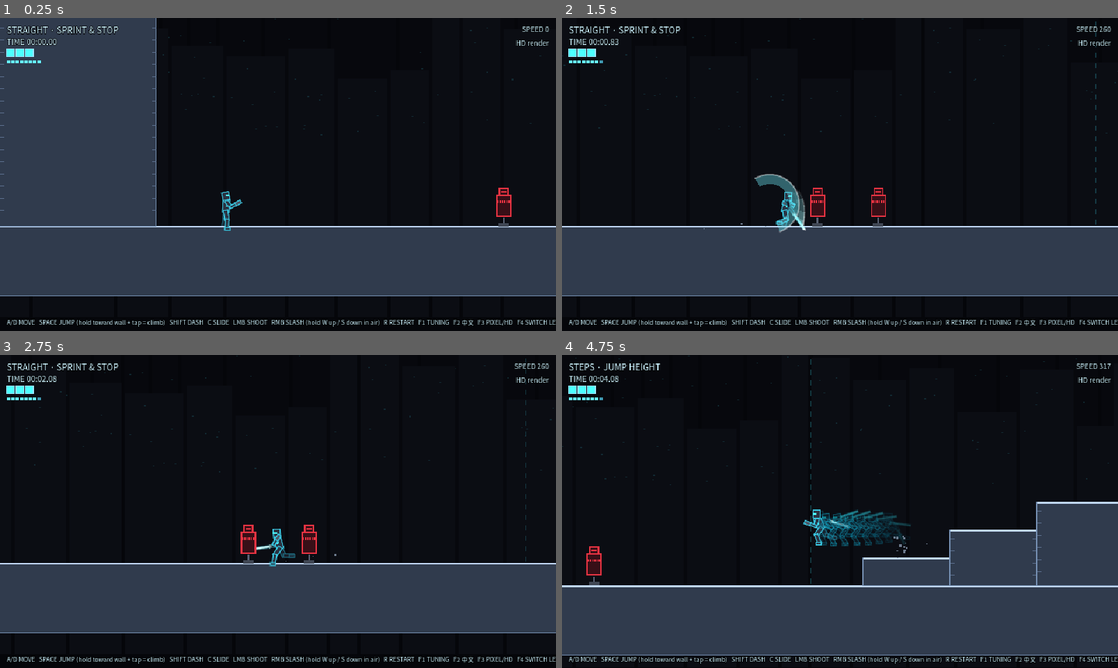
Above: before the commit, frames 1-4 (two rows, left to right).
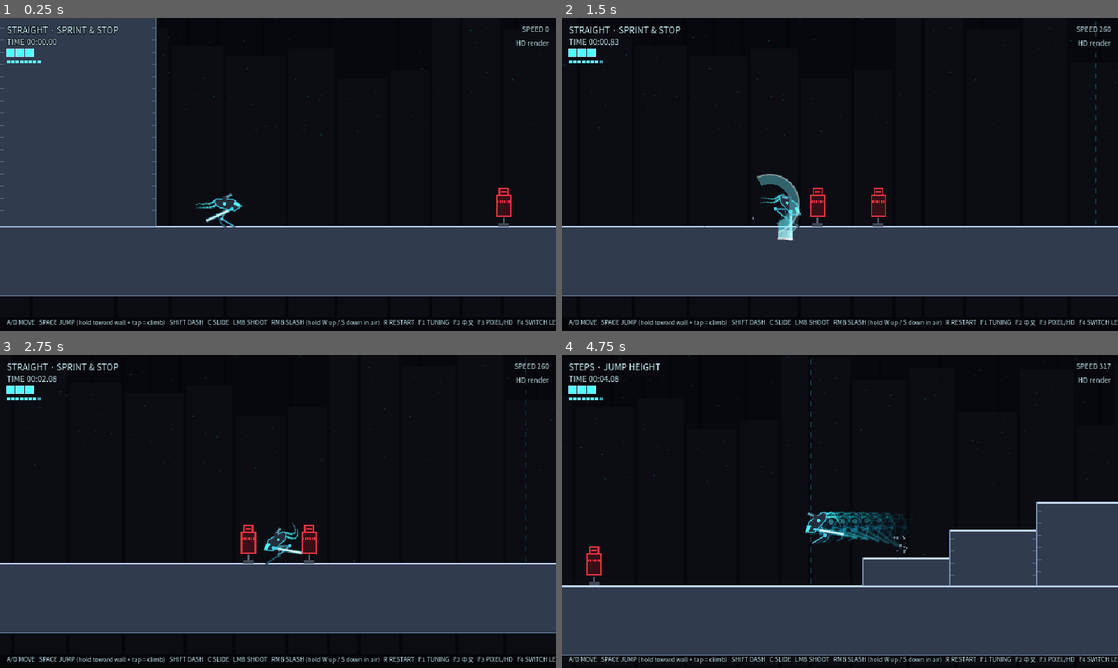
Above: after the commit, the same moments.

Repository: tntsgdi/NEON-RAID
Game: Godot game, scene res://scenes/main.tscn
Same seed, same stepped clock (60 frames per second), same inputs: the game is played once before the commit and once after it.
Inputs (mouse positions are in pixels of both pictures, inside the frame that each line leads up to):
- Up to frame 1 (0.25 s): no input
- Up to frame 2 (1.5 s): move the mouse to (962, 158) at 0.52 s; hold D (move_right) from 0.53 s (still down); tap Shift (dash) at 0.6 s; click (962, 158) at 0.67 s; tap Space (jump) at 0.77 s; right-click (962, 158) at 0.8 s; move the mouse to (728, 190) at 1.27 s; right-click (728, 190) at 1.35 s
- Up to frame 3 (2.75 s): tap Space (jump) at 1.52 s; tap C (slide) at 1.55 s; move the mouse to (333, 442) at 2.02 s; release D (move_right) at 2.03 s; hold A (move_left) from 2.03 s (still down); hold C (slide) from 2.03 s (still down); tap Shift (dash) at 2.3 s
- Up to frame 4 (4.75 s): move the mouse to (812, 574) at 2.77 s; release A (move_left) at 2.78 s; release C (slide) at 2.78 s; hold D (move_right) 2.78-4.28 s; tap Shift (dash) at 2.85, 4.55 s; click (812, 574) at 2.92 s; tap Space (jump) at 3.02, 3.77, 4.52 s; right-click (812, 574) at 3.05 s; move the mouse to (1006, 558) at 3.52 s; hold C (slide) 3.53-4.28 s; click (1006, 558) at 3.6 s; move the mouse to (673, 464) at 4.27 s; hold A (move_left) from 4.28 s (still down); right-click (673, 464) at 4.35 s

The runs differ from the first frame. In frame 1, 0.4% of the frame differs, in the area x 35-44%, y 55-68%; in frame 2, 0.6%; in frame 3, 0.4%; in frame 4, 1.2%, in the area x 43-66%, y 49-64%.

Commit message:
Replace humanoid rig with a reverse-joint strider shell
Wedge hull leans up to ~40 degrees at sprint on a spring driven by
acceleration, two-bone IK digitigrade legs with a flight phase and no
foot skating, blade arm trails behind and slashes with anticipation,
full-body twist and follow-through, back turret tracks the mouse, and
two glowing spring cables stream in the wind.

Diff:
--- a/scripts/player/player.gd
+++ b/scripts/player/player.gd
@@ -56,7 +56,6 @@
 var _idle_time := 0.0
 var _squash := Vector2.ONE
 var _prev_vx := 0.0
-var _lean := 0.0
 var _skid_dust := 0.0
 var _air_hang_used := false
 
@@ -72,7 +71,7 @@
 
 var _rect: RectangleShape2D
 var _shape: CollisionShape2D
-var rig: RobotRig
+var rig: StriderRig
 var trail: BladeTrail
 
 
@@ -85,7 +84,7 @@
 	_shape.shape = _rect
 	add_child(_shape)
 	_set_low(false)
-	rig = RobotRig.new()
+	rig = StriderRig.new()
 	add_child(rig)
 	if fx_parent == null:
 		fx_parent = get_parent()
@@ -502,7 +501,7 @@
 			Fx.sparks(fx_parent, closest, _slash_aim, 14 if heavy else 9)
 			slash_hit.emit(n)
 			hit_any = true
-	var s: Dictionary = Poses.SLASH[slash_step]
+	var s: Dictionary = StriderRig.SLASH[slash_step]
 	var base := rad_to_deg(Vector2(_slash_aim.x * facing, _slash_aim.y).angle())
 	SlashFx.spawn(fx_parent, origin, base + s.from, base + s.to, facing, 14.0 + reach, heavy)
 	if hit_any:
@@ -630,60 +629,50 @@
 func _animate(delta: float, T: Dictionary) -> void:
 	_squash = _squash.lerp(Vector2.ONE, 1.0 - exp(-14.0 * delta))
 	rig.scale = Vector2(facing * _squash.x, _squash.y)
-	# 加速时前倾、减速时后仰
-	var accel := (velocity.x - _prev_vx) / maxf(delta, 0.0001)
-	_lean = lerpf(_lean, clampf(accel * facing * 0.008, -12.0, 14.0), 1.0 - exp(-12.0 * delta))
-	var target: Dictionary
-	var rate := 22.0
+	var ratio: float = absf(velocity.x) / T.run_speed
+	var mode := "idle"
 	match state:
 		State.GROUND:
-			var ratio: float = absf(velocity.x) / T.run_speed
 			if _skidding():
-				target = Poses.SKID
-				rate = 30.0
+				mode = "skid"
 				_skid_dust -= delta
 				if _skid_dust <= 0.0:
 					_skid_dust = 0.05
-					Fx.dust(fx_parent, global_position + Vector2(facing * 6, 0), float(facing), 2)
+					Fx.dust(fx_parent, global_position + Vector2(facing * 10, 0), float(facing), 2)
 			elif ratio > 0.05:
+				mode = "run"
 				var before := _run_phase
-				_run_phase = fmod(_run_phase + absf(velocity.x) * delta / Poses.STRIDE, 1.0)
+				_run_phase = fmod(_run_phase + absf(velocity.x) * delta / StriderRig.STRIDE, 1.0)
 				if (before < 0.5 and _run_phase >= 0.5) or _run_phase < before:
 					_footstep(ratio)
-				target = Poses.blend(Poses.IDLE, Poses.run(_run_phase, clampf(ratio, 0.0, 1.2)), clampf(ratio * 3.0, 0.0, 1.0))
-				target.torso += _lean
-				rate = 40.0
-			else:
-				target = Poses.idle(_idle_time)
-				target.torso += _lean * 0.5
 		State.AIR:
-			target = Poses.blend(Poses.JUMP, Poses.FALL, clampf(velocity.y / 400.0 * 0.5 + 0.5, 0.0, 1.0))
+			mode = "air"
 		State.DASH:
-			target = Poses.DASH
-			rate = 45.0
+			mode = "dash"
 		State.SLIDE:
-			target = Poses.SLIDE
-			rate = 45.0
+			mode = "slide"
 		State.WALL:
-			target = Poses.WALL
-	if _land_squash > 0.0:
-		target = target.duplicate()
-		target.hip_y += _land_squash * 6.0
-	rig.apply(target, delta, rate)
-	rig.aim_gun(Vector2(aim.x * facing, aim.y), 1.0 if _gun_raise > 0.0 else 0.3)
+			mode = "wall"
+	rig.update({
+		"state": mode,
+		"facing": facing,
+		"vel": velocity,
+		"accel_x": (velocity.x - _prev_vx) / maxf(delta, 0.0001),
+		"speed_ratio": ratio,
+		"run_phase": _run_phase,
+		"time": _idle_time,
+		"land_squash": _land_squash,
+		"slash_step": slash_step,
+		"slash_t": clampf(_slash_time / slash_duration(), 0.0, 1.0) if slash_step >= 0 else 0.0,
+		"slash_dir": rad_to_deg(Vector2(_slash_aim.x * facing, _slash_aim.y).angle()),
+		"aim_local": Vector2(aim.x * facing, aim.y),
+		"glow": 1.0 if state == State.DASH or overclock_charge > 0.0 else 0.0,
+	}, delta)
+	if slash_step >= 0:
+		var pts := rig.blade_points()
+		trail.add(pts[0], pts[1])
 	# 受伤后无敌期间闪烁
 	rig.visible = _iframes <= 0.0 or int(_iframes * 20.0) % 2 == 0
-	if slash_step >= 0:
-		var s: Dictionary = Poses.SLASH[slash_step]
-		var t := clampf(_slash_time / slash_duration(), 0.0, 1.0)
-		var e := 1.0 - pow(1.0 - t, 3.0)
-		var base := rad_to_deg(Vector2(_slash_aim.x * facing, _slash_aim.y).angle())
-		rig.swing_blade(base + lerpf(s.from, s.to, e))
-		var pts := rig.blade_points()
-		trail.add(pts[0], pts[1])
-	else:
-		rig.release_blade()
-	rig.set_glow(1.0 if state == State.DASH or overclock_charge > 0.0 else 0.0)
 	# 超过疾跑速度时留下淡淡的残影
 	if state != State.DASH and absf(velocity.x) > T.run_speed * 1.15:
 		_ghost_timer -= delta
@@ -698,15 +687,7 @@
 
 
 func _spawn_ghost(alpha: float) -> void:
-	var g := rig.duplicate() as Node2D
-	fx_parent.add_child(g)
-	g.global_position = rig.global_position
-	g.scale = rig.scale
-	g.modulate = Color(0.3, 0.95, 1.0, alpha)
-	g.z_index = -1
-	var tw := g.create_tween()
-	tw.tween_property(g, "modulate:a", 0.0, 0.22)
-	tw.tween_callback(g.queue_free)
+	rig.spawn_ghost(fx_parent, alpha)
 
 
 # ---------------------------------------------------------------- 工具
--- a/scripts/player/poses.gd
+++ /dev/null
@@ -1,85 +0,0 @@
-class_name Poses
-## 机体姿势数据表。角度单位：度，Godot 旋转（正值顺时针），以面朝右为准：
-##   躯干/头：正值前倾    大腿/上臂：负值向前摆
-##   小腿：正值屈膝        前臂：负值屈肘
-##   hip_y：髋部下沉的像素
-## 同一套骨架给所有机体用，换部件不换姿势表。
-
-const JOINTS := ["hip_y", "torso", "head", "thigh_f", "shin_f", "thigh_b", "shin_b", "uarm_f", "farm_f", "uarm_b", "farm_b"]
-
-const IDLE := {"hip_y": 1.0, "torso": 4.0, "head": -2.0, "thigh_f": -8.0, "shin_f": 10.0, "thigh_b": 6.0, "shin_b": 8.0, "uarm_f": -10.0, "farm_f": -35.0, "uarm_b": 12.0, "farm_b": -25.0}
-const JUMP := {"hip_y": 0.0, "torso": 8.0, "head": -6.0, "thigh_f": -55.0, "shin_f": 75.0, "thigh_b": 20.0, "shin_b": 40.0, "uarm_f": -40.0, "farm_f": -40.0, "uarm_b": 40.0, "farm_b": -30.0}
-const FALL := {"hip_y": 0.0, "torso": 2.0, "head": -4.0, "thigh_f": -25.0, "shin_f": 35.0, "thigh_b": 15.0, "shin_b": 55.0, "uarm_f": -70.0, "farm_f": -20.0, "uarm_b": 70.0, "farm_b": -15.0}
-const DASH := {"hip_y": 4.0, "torso": 45.0, "head": -30.0, "thigh_f": -30.0, "shin_f": 60.0, "thigh_b": 50.0, "shin_b": 35.0, "uarm_f": 60.0, "farm_f": -10.0, "uarm_b": 75.0, "farm_b": -10.0}
-const SLIDE := {"hip_y": 11.0, "torso": -25.0, "head": 12.0, "thigh_f": -80.0, "shin_f": 0.0, "thigh_b": -30.0, "shin_b": 100.0, "uarm_f": 40.0, "farm_f": -30.0, "uarm_b": 50.0, "farm_b": -20.0}
-## 急转刹车：身体后仰顶住惯性，前腿撑地
-const SKID := {"hip_y": 4.0, "torso": -16.0, "head": 8.0, "thigh_f": -50.0, "shin_f": 8.0, "thigh_b": 25.0, "shin_b": 60.0, "uarm_f": -30.0, "farm_f": -30.0, "uarm_b": -40.0, "farm_b": -20.0}
-const WALL := {"hip_y": 2.0, "torso": -4.0, "head": 4.0, "thigh_f": -45.0, "shin_f": 75.0, "thigh_b": 10.0, "shin_b": 60.0, "uarm_f": -20.0, "farm_f": -30.0, "uarm_b": 95.0, "farm_b": -20.0}
-
-## 跑步：单腿 8 个相位样本 [大腿, 小腿]；后腿错开半个周期。
-const RUN_LEG := [[-40.0, 10.0], [-20.0, 30.0], [5.0, 20.0], [30.0, 25.0], [40.0, 70.0], [10.0, 100.0], [-30.0, 80.0], [-50.0, 40.0]]
-const RUN_BOB := [1.0, 2.0, 1.0, 0.0, 1.0, 2.0, 1.0, 0.0]
-const RUN_LEAN := 16.0
-const RUN_HEAD := -12.0
-const RUN_FOREARM := -75.0
-const RUN_ARM_SWING := 0.8
-## 一个跑步周期走过的像素
-const STRIDE := 56.0
-
-## 挥刀三段：刀臂相对瞄准方向的起止角（第三段是大回旋）
-const SLASH := [
-	{"from": -120.0, "to": 70.0},
-	{"from": 70.0, "to": -120.0},
-	{"from": -170.0, "to": 160.0},
-]
-
-
-static func blend(a: Dictionary, b: Dictionary, t: float) -> Dictionary:
-	var out := {}
-	for j in JOINTS:
-		out[j] = lerpf(a.get(j, 0.0), b.get(j, 0.0), t)
-	return out
-
-
-static func idle(time: float) -> Dictionary:
-	var p := IDLE.duplicate()
-	p.hip_y += sin(time * 2.4) * 0.6
-	p.torso += sin(time * 2.4) * 1.0
-	return p
-
-
-## phase：0..1；amount：速度占全速的比例，决定步幅
-static func run(phase: float, amount: float) -> Dictionary:
-	var p := IDLE.duplicate()
-	var lf := _leg(phase)
-	var lb := _leg(fmod(phase + 0.5, 1.0))
-	p.thigh_f = lf.x * amount
-	p.shin_f = lf.y * (0.4 + 0.6 * amount)
-	p.thigh_b = lb.x * amount
-	p.shin_b = lb.y * (0.4 + 0.6 * amount)
-	p.hip_y = _bob(phase) * amount
-	p.torso = RUN_LEAN * amount
-	p.head = RUN_HEAD * amount
-	p.uarm_f = -p.thigh_f * RUN_ARM_SWING
-	p.uarm_b = -p.thigh_b * RUN_ARM_SWING
-	p.farm_f = RUN_FOREARM
-	p.farm_b = RUN_FOREARM
-	return p
-
-
-static func _leg(phase: float) -> Vector2:
-	var n := RUN_LEG.size()
-	var f := phase * n
-	var i := int(f) % n
-	var j := (i + 1) % n
-	var t := f - floorf(f)
-	var a: Array = RUN_LEG[i]
-	var b: Array = RUN_LEG[j]
-	return Vector2(lerpf(a[0], b[0], t), lerpf(a[1], b[1], t))
-
-
-static func _bob(phase: float) -> float:
-	var n := RUN_BOB.size()
-	var f := phase * n
-	var i := int(f) % n
-	return lerpf(RUN_BOB[i], RUN_BOB[(i + 1) % n], f - floorf(f))
--- /dev/null
+++ b/scripts/player/rig_ghost.gd
@@ -0,0 +1,9 @@
+class_name RigGhost
+extends Node2D
+## 机体残影：画一份复制下来的图形。
+
+var shapes: Array = []
+
+
+func _draw() -> void:
+	StriderRig.draw_shapes(self, shapes)
--- a/scripts/player/rig_part.gd
+++ /dev/null
@@ -1,39 +0,0 @@
-class_name RigPart
-extends Node2D
-## 机体的一个部件。肢体沿 +y 方向画（从关节向下），躯干沿 -y 画。
-## 描边用抗锯齿折线，高清渲染时转动起来边缘是平滑的。
-
-@export var kind := "limb"   # limb / torso / head / foot / blade / gun
-@export var length := 10.0
-@export var width := 4.0
-@export var fill := Color.BLACK
-@export var edge := Color.CYAN
-@export var glow := 0.0
-
-
-func _draw() -> void:
-	match kind:
-		"limb":
-			_box(Rect2(-width * 0.5, -1.0, width, length + 2.0))
-		"torso":
-			_box(Rect2(-width * 0.5, -length, width, length + 1.0))
-			# 青色核心：玩家标识，冲刺时更亮
-			var core := Color(0.3, 1.0, 1.0).lerp(Color(0.95, 1.0, 1.0), glow)
-			draw_rect(Rect2(0.0, -length * 0.62, 3.0, 3.0), core)
-		"head":
-			_box(Rect2(-width * 0.5, -length, width, length))
-			draw_rect(Rect2(0.0, -length * 0.66, width * 0.5 + 0.5, 2.0), Color(0.3, 1.0, 1.0))
-		"foot":
-			_box(Rect2(-2.0, -1.0, length, width))
-		"blade":
-			draw_rect(Rect2(-2.0, -1.0, 4.0, 3.0), edge.darkened(0.5))
-			draw_line(Vector2(0, 2), Vector2(0, length), Color(0.3, 0.9, 1.0, 0.35), width + 2.0, true)
-			draw_line(Vector2(0, 2), Vector2(0, length), edge, width, true)
-		"gun":
-			_box(Rect2(-width * 0.5, -1.0, width, length))
-
-
-func _box(r: Rect2) -> void:
-	draw_rect(r, fill)
-	var pts := PackedVector2Array([r.position, Vector2(r.end.x, r.position.y), r.end, Vector2(r.position.x, r.end.y), r.position])
-	draw_polyline(pts, edge, 1.0, true)
--- a/scripts/player/robot_rig.gd
+++ /dev/null
@@ -1,133 +0,0 @@
-class_name RobotRig
-extends Node2D
-## 模块化机体：部件是独立的 RigPart，姿势按 Poses 数据表插值。
-## 原点在脚底；面朝方向用 scale.x = ±1 翻转。
-## 上半身是独立的一层：枪臂跟鼠标、刀臂跟挥刀，不打断下半身的动作。
-
-const HIP_Y := -19.0
-const FILL := Color(0.17, 0.2, 0.26)
-const FILL_BACK := Color(0.1, 0.12, 0.16)
-const EDGE := Color(0.22, 0.78, 0.88)
-const EDGE_BACK := Color(0.12, 0.42, 0.5)
-const BLADE := Color(0.82, 1.0, 1.0)
-
-var parts := {}
-var pose := {}
-var _recoil := 0.0
-
-
-func _ready() -> void:
-	# 冲刺残影是 duplicate() 出来的，已经带着部件
-	if get_child_count() > 0:
-		return
-	var hip := Node2D.new()
-	hip.name = "hip"
-	hip.position = Vector2(0, HIP_Y)
-	add_child(hip)
-	parts.hip = hip
-	_leg(hip, "b", -3, FILL_BACK, EDGE_BACK)
-	var torso := _part(hip, "torso", "torso", Vector2.ZERO, 13, 8, FILL, EDGE, 0)
-	_part(torso, "head", "head", Vector2(0, -13), 9, 8, FILL, EDGE, 0)
-	var ub := _part(torso, "uarm_b", "limb", Vector2(0, -11), 8, 4, FILL_BACK, EDGE_BACK, -2)
-	var fb := _part(ub, "farm_b", "limb", Vector2(0, 8), 7, 3, FILL_BACK, EDGE_BACK, 0)
-	_part(fb, "blade", "blade", Vector2(0, 7), 21, 2, FILL, BLADE, 0)
-	_leg(hip, "f", 1, FILL, EDGE)
-	var uf := _part(torso, "uarm_f", "limb", Vector2(0, -11), 8, 4, FILL, EDGE, 3)
-	var ff := _part(uf, "farm_f", "limb", Vector2(0, 8), 7, 3, FILL, EDGE, 0)
-	_part(ff, "gun", "gun", Vector2(0, 7), 7, 4, Color(0.3, 0.34, 0.4), EDGE, 0)
-	for j in Poses.JOINTS:
-		pose[j] = Poses.IDLE[j]
-
-
-func _leg(hip: Node2D, side: String, z: int, fill: Color, edge: Color) -> void:
-	var th := _part(hip, "thigh_" + side, "limb", Vector2.ZERO, 10, 5, fill, edge, z)
-	var sh := _part(th, "shin_" + side, "limb", Vector2(0, 10), 10, 4, fill, edge, 0)
-	_part(sh, "foot_" + side, "foot", Vector2(0, 10), 6, 3, fill, edge, 0)
-
-
-func _part(parent: Node2D, part_name: String, kind: String, pos: Vector2, length: float, width: float, fill: Color, edge: Color, z: int) -> RigPart:
-	var p := RigPart.new()
-	p.name = part_name
-	p.kind = kind
-	p.position = pos
-	p.length = length
-	p.width = width
-	p.fill = fill
-	p.edge = edge
-	p.z_index = z
-	parent.add_child(p)
-	parts[part_name] = p
-	return p
-
-
-## 把当前姿势向目标姿势插值，rate 越大跟得越紧
-func apply(target: Dictionary, delta: float, rate: float) -> void:
-	_recoil = move_toward(_recoil, 0.0, 120.0 * delta)
-	var k := 1.0 - exp(-rate * delta)
-	for j in Poses.JOINTS:
-		var t: float = target.get(j, 0.0)
-		pose[j] = lerpf(pose.get(j, t), t, k)
-	parts.hip.position.y = HIP_Y + pose.hip_y
-	_rot("torso", pose.torso)
-	_rot("head", pose.head)
-	for side in ["f", "b"]:
-		var th: float = pose["thigh_" + side]
-		var sh: float = pose["shin_" + side]
-		_rot("thigh_" + side, th)
-		_rot("shin_" + side, sh)
-		_rot("foot_" + side, -(th + sh))  # 脚掌保持水平
-	_rot("uarm_f", pose.uarm_f)
-	_rot("farm_f", pose.farm_f)
-	_rot("uarm_b", pose.uarm_b)
-	_rot("farm_b", pose.farm_b)
-
-
-## 持枪待命：上臂大部分跟随动作姿势，前臂和枪指向瞄准方向（local_aim 已按朝向翻转），头跟着看。
-## M2 开枪时把 aim_weight 提到 1 就是完全举枪。
-func aim_gun(local_aim: Vector2, aim_weight := 0.3) -> void:
-	var ang := rad_to_deg(local_aim.angle())
-	var upper := lerpf(pose.uarm_f, ang - 90.0 - pose.torso, aim_weight)
-	_rot("uarm_f", upper)
-	_rot("farm_f", wrapf(ang - 90.0 - pose.torso - upper, -180.0, 180.0) + _recoil)
-	if local_aim.x > -0.2:
-		_rot("head", clampf(ang * 0.5, -30.0, 25.0) - pose.torso * 0.6)
-
-
-## 刀臂指向 local_deg（面朝右的局部角度），挥刀时画在身体前面
-func swing_blade(local_deg: float) -> void:
-	_rot("uarm_b", local_deg - 90.0 - pose.torso)
-	_rot("farm_b", -10.0)
-	parts.uarm_b.z_index = 4
-
-
-func release_blade() -> void:
-	parts.uarm_b.z_index = -2
-
-
-## 开枪后坐力：枪口往上一跳
-func kick() -> void:
-	_recoil = 18.0
-
-
-## 枪口的全局坐标
-func muzzle() -> Vector2:
-	var g: RigPart = parts.gun
-	return g.global_position + g.global_transform.y.normalized() * (g.length + 1.0)
-
-
-## 刀身根部与刀尖的全局坐标（刀光拖尾用）
-func blade_points() -> Array:
-	var b: RigPart = parts.blade
-	var y := b.global_transform.y.normalized()
-	return [b.global_position + y * 5.0, b.global_position + y * (b.length + 1.0)]
-
-
-func set_glow(value: float) -> void:
-	var torso: RigPart = parts.torso
-	if not is_equal_approx(torso.glow, value):
-		torso.glow = value
-		torso.queue_redraw()
-
-
-func _rot(part_name: String, deg: float) -> void:
-	parts[part_name].rotation_degrees = deg
--- /dev/null
+++ b/scripts/player/strider_rig.gd
@@ -0,0 +1,337 @@
+class_name StriderRig
+extends Node2D
+## R-0 基础机体：反关节（鸟腿）双足机。全部程序化：
+##   楔形机身——天生前倾，疾跑时压到约 40°，倾角由弹簧驱动（加速前冲、急停后坐、落地回弹）
+##   反曲腿——两节 IK 求落脚点；跑步有腾空期，触地时脚与地面同速不打滑
+##   刀臂——右臂就是长刀，平时拖在身后；挥刀 = 短蓄力 → 全身扭转劈下 → 挥过头再收回
+##   背炮——机身背上的小炮塔 360° 跟鼠标
+##   线缆——背后两条发光线缆按弹簧物理被风往后拉
+## 原点在脚底，按面朝右画；面朝左时 scale.x = -1。
+
+const CYAN := Color(0.3, 1.0, 1.0)
+const EDGE := Color(0.25, 0.8, 0.9)
+const EDGE_BACK := Color(0.13, 0.42, 0.5)
+const FILL := Color(0.15, 0.18, 0.24)
+const FILL_BACK := Color(0.09, 0.11, 0.15)
+const BLADE := Color(0.85, 1.0, 1.0)
+
+const HIP_H := 20.0
+const THIGH := 11.0
+const SHIN := 11.0
+const BLADE_LEN := 26.0
+const ARM_LEN := 6.0
+## 一个跑步周期走过的像素；触地占 40%，其余是摆腿（两条腿交替，中间有腾空）
+const STRIDE := 64.0
+const STANCE := 0.4
+
+## 挥刀三段：刀相对出刀方向的起止角（度）和挥过头的角度
+const SLASH := [
+	{"from": -115.0, "to": 70.0, "over": 28.0},
+	{"from": 85.0, "to": -100.0, "over": 28.0},
+	{"from": -165.0, "to": 195.0, "over": 20.0},
+]
+
+## 机身外形（以髋部为原点、面朝右）
+const HULL := [Vector2(-13, -11), Vector2(6, -14), Vector2(17, -8), Vector2(10, -1), Vector2(-9, -2), Vector2(-15, -7)]
+const VISOR := [Vector2(9, -11), Vector2(15, -8.5), Vector2(14, -7), Vector2(8, -9)]
+const SHOULDER := Vector2(7, -3)
+const TURRET := Vector2(-4, -13)
+const CABLE_ANCHORS := [Vector2(-14, -9), Vector2(-12, -5)]
+const CABLE_POINTS := 7
+const CABLE_SEG := 4.0
+
+var hull_angle := 12.0
+var _hull_vel := 0.0
+var _pelvis_y := -HIP_H
+var _pelvis_vel := 0.0
+var _blade_angle := 150.0
+var _turret_angle := 0.0
+var _recoil := 0.0
+var _facing := 1
+var _cables: Array = []      # 每条线缆：[当前点数组, 上一帧点数组]（局部坐标，面朝右）
+var _shapes: Array = []      # 本帧要画的图形，残影直接复制它
+var _blade_pts := [Vector2.ZERO, Vector2.ZERO]
+var _muzzle := Vector2.ZERO
+
+
+func _ready() -> void:
+	for a in CABLE_ANCHORS:
+		var pts := []
+		for i in CABLE_POINTS:
+			pts.append(Vector2(0, -HIP_H) + a + Vector2(-CABLE_SEG * i, 0))
+		_cables.append([pts, pts.duplicate()])
+
+
+## 每个物理帧由 Player 调用。m 是机体的运动状态（见 Player._motion）。
+func update(m: Dictionary, delta: float) -> void:
+	if m.facing != _facing:
+		_mirror_cables()
+		_facing = m.facing
+	var state: String = m.state
+	var ratio: float = m.speed_ratio
+
+	# ---- 机身倾角与髋部高度（弹簧：有过冲和回弹）
+	var target_angle := 12.0
+	var target_y := -HIP_H
+	match state:
+		"run":
+			target_angle = 14.0 + 26.0 * clampf(ratio, 0.0, 1.3)
+			target_y = -HIP_H + 1.5 - absf(sin(m.run_phase * TAU * 2.0)) * 2.5 * ratio
+		"idle":
+			target_angle = 10.0 + sin(m.time * 2.2) * 1.5
+			target_y = -HIP_H + 1.0 + sin(m.time * 2.2) * 0.6
+		"skid":
+			target_angle = -12.0
+			target_y = -HIP_H + 4.0
+		"air":
+			target_angle = 18.0 + clampf(m.vel.y / 30.0, -10.0, 14.0)
+			target_y = -HIP_H - 2.0
+		"dash":
+			target_angle = 52.0
+			target_y = -HIP_H + 3.0
+		"slide":
+			target_angle = -6.0
+			target_y = -10.0
+		"wall":
+			target_angle = -28.0
+			target_y = -HIP_H
+	target_angle += clampf(m.accel_x * m.facing * 0.012, -14.0, 16.0)
+	target_y += m.land_squash * 7.0
+	if m.slash_step >= 0:
+		target_angle += _slash_twist(m.slash_t)
+	var k_angle := 260.0 if state != "dash" else 600.0
+	_hull_vel += ((target_angle - hull_angle) * k_angle - _hull_vel * 24.0) * delta
+	hull_angle += _hull_vel * delta
+	_pelvis_vel += ((target_y - _pelvis_y) * 500.0 - _pelvis_vel * 30.0) * delta
+	_pelvis_y += _pelvis_vel * delta
+	var pelvis := Vector2(0, _pelvis_y)
+	var rot := deg_to_rad(hull_angle)
+
+	# ---- 腿：落脚点 → 两节 IK（膝盖朝后）
+	var feet := _foot_targets(m, pelvis)
+	var legs := []
+	for i in 2:
+		legs.append(_leg(pelvis, feet[i]))
+
+	# ---- 刀臂
+	var shoulder := pelvis + SHOULDER.rotated(rot)
+	var rest := 150.0 + hull_angle * 0.5
+	if state == "wall":
+		rest = 60.0
+	elif state == "dash":
+		rest = 175.0
+	var want := rest
+	if m.slash_step >= 0:
+		want = m.slash_dir + _slash_arc(m.slash_step, m.slash_t)
+		_blade_angle = want
+	else:
+		_blade_angle = lerp_angle_deg(_blade_angle, want, 1.0 - exp(-14.0 * delta))
+	var bdir := Vector2.from_angle(deg_to_rad(_blade_angle))
+	var hand := shoulder + bdir * ARM_LEN
+	var tip := hand + bdir * BLADE_LEN
+	_blade_pts = [to_global(hand + bdir * 4.0), to_global(tip)]
+
+	# ---- 背炮
+	var mount := pelvis + TURRET.rotated(rot)
+	var aim: Vector2 = m.aim_local
+	_turret_angle = lerp_angle_deg(_turret_angle, rad_to_deg(aim.angle()), 1.0 - exp(-30.0 * delta))
+	_recoil = move_toward(_recoil, 0.0, 30.0 * delta)
+	var tdir := Vector2.from_angle(deg_to_rad(_turret_angle - _recoil * 3.0))
+	var barrel_end := mount + tdir * (9.0 - _recoil)
+	_muzzle = barrel_end
+
+	# ---- 线缆
+	var world_vel: Vector2 = m.vel
+	var local_vel := Vector2(world_vel.x * m.facing, world_vel.y)
+	var anchors := []
+	for a in CABLE_ANCHORS:
+		anchors.append(pelvis + a.rotated(rot))
+	_step_cables(anchors, local_vel, delta)
+
+	# ---- 收集要画的图形
+	_shapes.clear()
+	_add_leg(legs[1], FILL_BACK, EDGE_BACK)
+	for c in _cables:
+		_shapes.append(["cable", c[0].duplicate()])
+	var hull := PackedVector2Array()
+	for p in HULL:
+		hull.append(pelvis + p.rotated(rot))
+	_shapes.append(["poly", hull, FILL, EDGE])
+	var visor := PackedVector2Array()
+	for p in VISOR:
+		visor.append(pelvis + p.rotated(rot))
+	_shapes.append(["poly", visor, CYAN.lerp(Color.WHITE, m.glow), CYAN])
+	_shapes.append(["dot", pelvis + Vector2(-3, -7).rotated(rot), 1.8 + m.glow, CYAN.lerp(Color.WHITE, m.glow)])
+	_shapes.append(["line", mount, barrel_end, 3.5, Color(0.35, 0.4, 0.48)])
+	_shapes.append(["line", mount, barrel_end, 1.0, EDGE])
+	_shapes.append(["dot", mount, 2.5, FILL])
+	_add_leg(legs[0], FILL, EDGE)
+	_shapes.append(["line", shoulder, hand, 3.0, EDGE])
+	_shapes.append(["line", hand, tip, 4.5, Color(0.3, 0.9, 1.0, 0.3)])
+	_shapes.append(["line", hand, tip, 2.0, BLADE])
+	_shapes.append(["dot", shoulder, 2.0, EDGE])
+	queue_redraw()
+
+
+func _foot_targets(m: Dictionary, pelvis: Vector2) -> Array:
+	var ground := -3.0
+	match m.state:
+		"run":
+			var out := []
+			for i in 2:
+				var p := fmod(m.run_phase + 0.5 * i, 1.0)
+				var half := STRIDE * STANCE * 0.5
+				var x: float
+				var y := ground
+				if p < STANCE:
+					x = lerpf(half, -half, p / STANCE)
+				else:
+					var s := (p - STANCE) / (1.0 - STANCE)
+					x = lerpf(-half, half, s * s * (3.0 - 2.0 * s))
+					y = ground - sin(s * PI) * (5.0 + 7.0 * clampf(m.speed_ratio, 0.0, 1.0))
+				out.append(Vector2(x + 4.0, y))
+			return out
+		"skid":
+			return [Vector2(13, ground), Vector2(-3, ground)]
+		"air":
+			var tuck := clampf(-m.vel.y / 450.0, 0.0, 1.0)
+			return [pelvis + Vector2(5, lerpf(16.0, 9.0, tuck)), pelvis + Vector2(-7, lerpf(15.0, 11.0, tuck))]
+		"dash":
+			return [pelvis + Vector2(-8, 13), pelvis + Vector2(-15, 9)]
+		"slide":
+			return [Vector2(17, ground), Vector2(-6, ground)]
+		"wall":
+			return [pelvis + Vector2(-6, 8), pelvis + Vector2(-6, 16)]
+	return [Vector2(5, ground), Vector2(-5, ground)]
+
+
+## 两节 IK：膝盖朝后（反关节）。返回 [髋, 膝, 踝, 脚尖]
+func _leg(hip: Vector2, ankle: Vector2) -> Array:
+	var d := hip.distance_to(ankle)
+	var reach := THIGH + SHIN - 0.5
+	if d > reach:
+		ankle = hip + (ankle - hip).normalized() * reach
+		d = reach
+	d = maxf(d, 2.0)
+	var dir := (ankle - hip) / d
+	var along := (THIGH * THIGH - SHIN * SHIN + d * d) / (2.0 * d)
+	var h := sqrt(maxf(THIGH * THIGH - along * along, 0.0))
+	var knee := hip + dir * along + Vector2(-dir.y, dir.x) * h
+	var toe := ankle + Vector2(5, 3)
+	return [hip, knee, ankle, toe]
+
+
+func _add_leg(l: Array, fill: Color, edge: Color) -> void:
+	_shapes.append(["line", l[0], l[1], 3.5, fill])
+	_shapes.append(["line", l[1], l[2], 3.0, fill])
+	_shapes.append(["line", l[2], l[3], 2.5, fill])
+	_shapes.append(["polyline", PackedVector2Array([l[0], l[1], l[2], l[3]]), edge])
+	_shapes.append(["dot", l[1], 2.0, edge])
+
+
+## 挥刀：0–15% 回拉蓄力，15–55% 劈过去并挥过头，之后收回到终点
+func _slash_arc(step: int, t: float) -> float:
+	var s: Dictionary = SLASH[step]
+	var sgn := signf(s.to - s.from)
+	if t < 0.15:
+		return s.from - sgn * 18.0 * (t / 0.15)
+	if t < 0.55:
+		var u := (t - 0.15) / 0.4
+		var e := 1.0 - pow(1.0 - u, 3.0)
+		return lerpf(s.from - sgn * 18.0, s.to + sgn * s.over, e)
+	var v := (t - 0.55) / 0.45
+	return lerpf(s.to + sgn * s.over, s.to, v * v)
+
+
+## 挥刀时全身扭转：蓄力往后仰，劈下时往前压
+func _slash_twist(t: float) -> float:
+	if t < 0.15:
+		return -10.0 * (t / 0.15)
+	if t < 0.55:
+		return lerpf(-10.0, 16.0, (t - 0.15) / 0.4)
+	return lerpf(16.0, 0.0, (t - 0.55) / 0.45)
+
+
+func _step_cables(anchors: Array, local_vel: Vector2, delta: float) -> void:
+	# 风：和速度反向；重力往下。用 Verlet 积分 + 长度约束
+	var acc := Vector2(0, 260.0) - local_vel * 2.2
+	for ci in _cables.size():
+		var cur: Array = _cables[ci][0]
+		var prev: Array = _cables[ci][1]
+		for i in range(1, cur.size()):
+			var p: Vector2 = cur[i]
+			var nxt: Vector2 = p + (p - prev[i]) * 0.86 + acc * delta * delta
+			prev[i] = p
+			cur[i] = nxt
+		cur[0] = anchors[ci]
+		prev[0] = anchors[ci]
+		for it in 3:
+			for i in range(1, cur.size()):
+				var a: Vector2 = cur[i - 1]
+				var b: Vector2 = cur[i]
+				var dv := b - a
+				var dl := dv.length()
+				if dl > 0.001:
+					cur[i] = a + dv / dl * CABLE_SEG
+
+
+func _mirror_cables() -> void:
+	for c in _cables:
+		for arr in c:
+			for i in arr.size():
+				arr[i].x = -arr[i].x
+
+
+func kick() -> void:
+	_recoil = 3.0
+
+
+func muzzle() -> Vector2:
+	return to_global(_muzzle)
+
+
+## 刀身根部与刀尖的全局坐标（刀光拖尾用）
+func blade_points() -> Array:
+	return _blade_pts
+
+
+## 冲刺残影：把当前这一帧的图形复制一份，慢慢淡出
+func spawn_ghost(parent: Node, alpha: float) -> void:
+	var g := RigGhost.new()
+	g.shapes = _shapes.duplicate(true)
+	parent.add_child(g)
+	g.global_transform = global_transform
+	g.modulate = Color(0.3, 0.95, 1.0, alpha)
+	g.z_index = -1
+	var tw := g.create_tween()
+	tw.tween_property(g, "modulate:a", 0.0, 0.22)
+	tw.tween_callback(g.queue_free)
+
+
+func _draw() -> void:
+	draw_shapes(self, _shapes)
+
+
+static func draw_shapes(ci: CanvasItem, shapes: Array) -> void:
+	for s in shapes:
+		match s[0]:
+			"poly":
+				ci.draw_colored_polygon(s[1], s[2])
+				var outline: PackedVector2Array = s[1].duplicate()
+				outline.append(s[1][0])
+				ci.draw_polyline(outline, s[3], 1.0, true)
+			"line":
+				ci.draw_line(s[1], s[2], s[4], s[3], true)
+			"polyline":
+				ci.draw_polyline(s[1], s[2], 1.0, true)
+			"dot":
+				ci.draw_circle(s[1], s[2], s[3])
+			"cable":
+				var pts: Array = s[1]
+				for i in range(1, pts.size()):
+					var k := 1.0 - float(i) / pts.size()
+					ci.draw_line(pts[i - 1], pts[i], Color(0.3, 1.0, 1.0, 0.25 + 0.6 * k), 0.6 + 1.6 * k, true)
+
+
+static func lerp_angle_deg(a: float, b: float, t: float) -> float:
+	return rad_to_deg(lerp_angle(deg_to_rad(a), deg_to_rad(b), t))
Not shown, removed: scripts/player/poses.gd.uid
Not shown, added: scripts/player/rig_ghost.gd.uid
Not shown, removed: scripts/player/rig_part.gd.uid
Not shown, removed: scripts/player/robot_rig.gd.uid
Not shown, added: scripts/player/strider_rig.gd.uid
Not shown, added: tests/m2_test.gd.uid
Not shown, added: tests/shots_m2.gd.uid
Not shown, changed: design/DECISIONS.md
Not shown, changed: design/TODO.md
